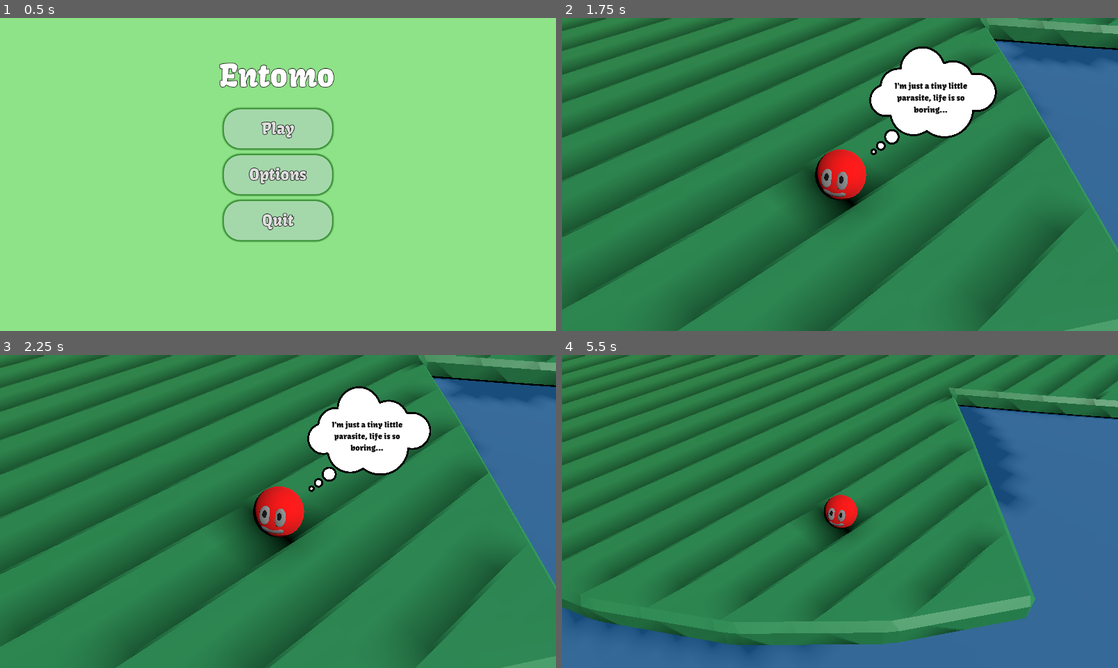
Above: before the commit, frames 1-4 (two rows, left to right).
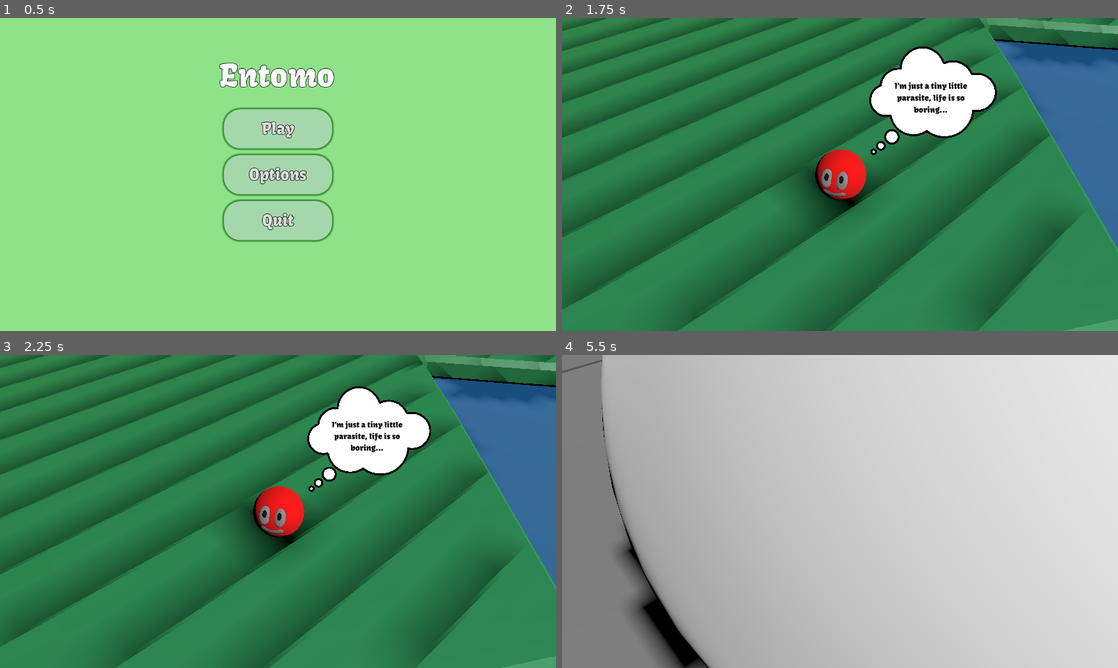
Above: after the commit, the same moments.

Repository: melonboyo/entomo
Game: Godot game, scene res://Scenes/Menus/MainMenu/MainMenu.tscn
Same seed, same stepped clock (60 frames per second), same inputs: the game is played once before the commit and once after it.
Inputs (mouse positions are in pixels of both pictures, inside the frame that each line leads up to):
- Up to frame 1 (0.5 s): no input
- Up to frame 2 (1.75 s): click "Play" at 0.5 s; tap Enter at 1.25 s; move the mouse to (962, 158) at 1.27 s; hold D (move_right) from 1.28 s (still down); tap Space (move_jump) at 1.35, 1.52 s; click (962, 158) at 1.42 s
- Up to frame 3 (2.25 s): tap Space (move_jump) at 1.82 s; release D (move_right) at 2 s; tap Enter at 2 s; drag from (166, 527) to (250, 574) at 2.02 s
- Up to frame 4 (5.5 s): tap Enter every 0.75 s from 2.75 to 5 s; move the mouse to (895, 442) at 2.77 s; hold D (move_right) 2.78-3.5 s; tap Q (special_ability) at 2.85 s; tap Space (move_jump) at 3.05, 4.52, 4.55, 4.82 s; drag from (812, 574) to (673, 464) at 3.52 s; move the mouse to (1006, 558) at 4.27 s; hold A (move_left) 4.28-5 s; tap Alt at 4.35 s; drag from (673, 464) to (756, 433) at 5.02 s

Frame 1 is identical in both runs. In frame 2, 0.1% of the frame differs, in the area x 0-100%, y 0-100%; in frame 3, 0.1%; in frame 4, 100%.

Commit message:
Fixed pillbug sfx

Diff:
--- a/AudioManager/sound_effect.gd
+++ b/AudioManager/sound_effect.gd
@@ -1,4 +1,9 @@
 extends AudioStreamPlayer
 
 func _on_finished():
+	var tween = get_tree().create_tween()
+	tween.tween_property(self, "pitch_scale", 0.01, 0.3)
+	tween.tween_property(self, "volume_db", -40, 0.1)
+	await tween.finished
 	queue_free()
+	pitch_scale = 1
--- a/Characters/Pillbug/Pillbug.gd
+++ b/Characters/Pillbug/Pillbug.gd
@@ -66,11 +66,14 @@
 			game_state_manager.hide_tutorial_prompt()
 			has_dashed_before = true
 
-		AudioManager.play_sfx("res://Audio/SFX/Rolypoly/swish.wav")
+		intro_sfx = AudioManager.play_sfx("res://Audio/SFX/Rolypoly/swish_Intro_3.wav")
 
 func jumpButtonReleased() -> void:
 	isDashing = false;
 	timeDashed = 0
+	if intro_sfx:
+		intro_sfx._on_finished()
+	#intro_sfx = AudioManager.play_sfx("res://Audio/SFX/Rolypoly/swish.wav")
 
 func entered_water():
 	super()
--- a/Scenes/Levels/level1.tscn
+++ b/Scenes/Levels/level1.tscn
@@ -57,7 +57,7 @@
 transform = Transform3D(1.01827, 0, 0, 0, 1.01827, 0, 0, 0, 1.01827, 0, 0, 0)
 
 [node name="GameStateManager" parent="." node_paths=PackedStringArray("currentPossessedCreature", "camera", "first_flag", "tutorial_prompt") instance=ExtResource("2_cqo16")]
-currentPossessedCreature = NodePath("../Parasite")
+currentPossessedCreature = NodePath("../Pillbug")
 camera = NodePath("../CameraRoot/RotationRoot/Camera3D")
 first_flag = NodePath("../Blockout/Flags/Flag1")
 tutorial_prompt = NodePath("../TutorialPrompt")
Not shown: 1 places in Scenes/Menus/MainMenu/MainMenu.tscn that only renumber resources
